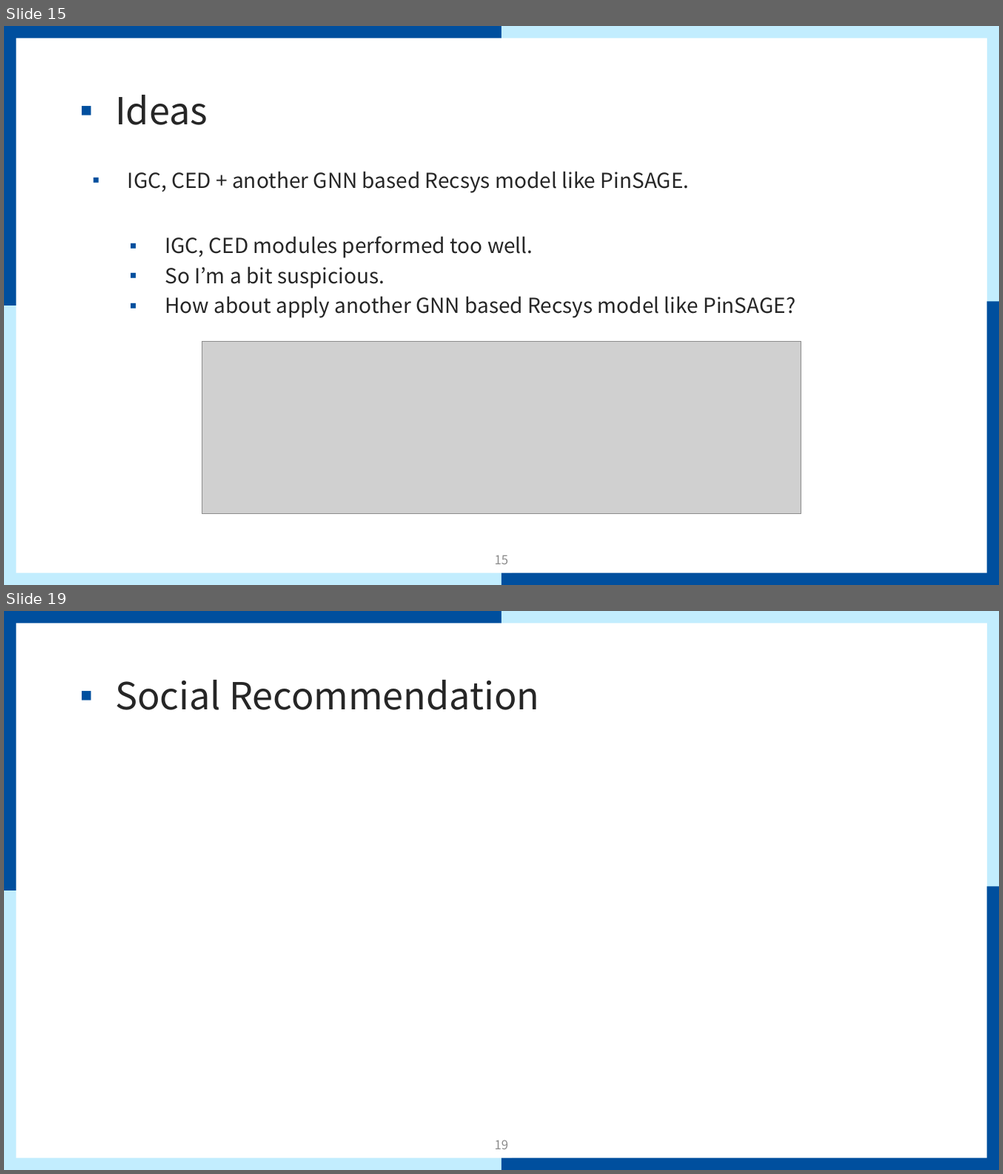
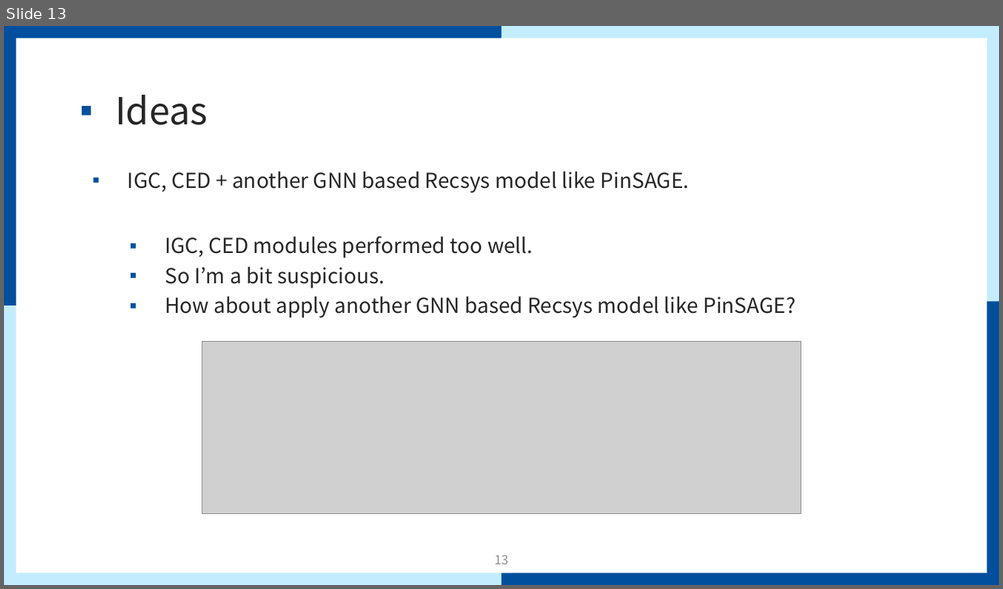
Before and after one commit to mmvv11/GraduateStudies, a slide deck: papers/papersForKCC/논문 관련 조사 및 아이디어.pptx. Shown one above the other, each under a label of ours: slides 15 and 19 before the commit, slide 13 after it; the slides between them are not shown. The pictures are 1003x1174 and 1003x589 pixels, drawn with LibreOffice and Linux fonts; fonts in the diff are those of the drawing; grey boxes stand for pictures; background and template pictures are left out. Boxes give left, top, right and bottom in pixels: in the first picture for what was removed or moved away, otherwise in the second. Text is boxed around its words. In the diff, an @@ line names an element or a change of style, - is before the commit and + after.

```diff
--- a/papers/papersForKCC/논문 관련 조사 및 아이디어.pptx
+++ b/papers/papersForKCC/논문 관련 조사 및 아이디어.pptx
@@ slide 19 removed at [4,611,999,1170], background #FFFFFF; not listed: 9 template elements that a slide beside it also shows @@
@@ title removed at [115,680,539,710] @@
-▪ Social Recommendation
@@ page number removed at [495,1140,509,1150] @@
-19
@@ what was slide 15 is now slide 13 @@
@@ page number at [495,555,509,565]: text changed @@
-15
+13
```
Also in this commit, not shown: 5 slides changed, 1 slide added, 5 other slides removed.
